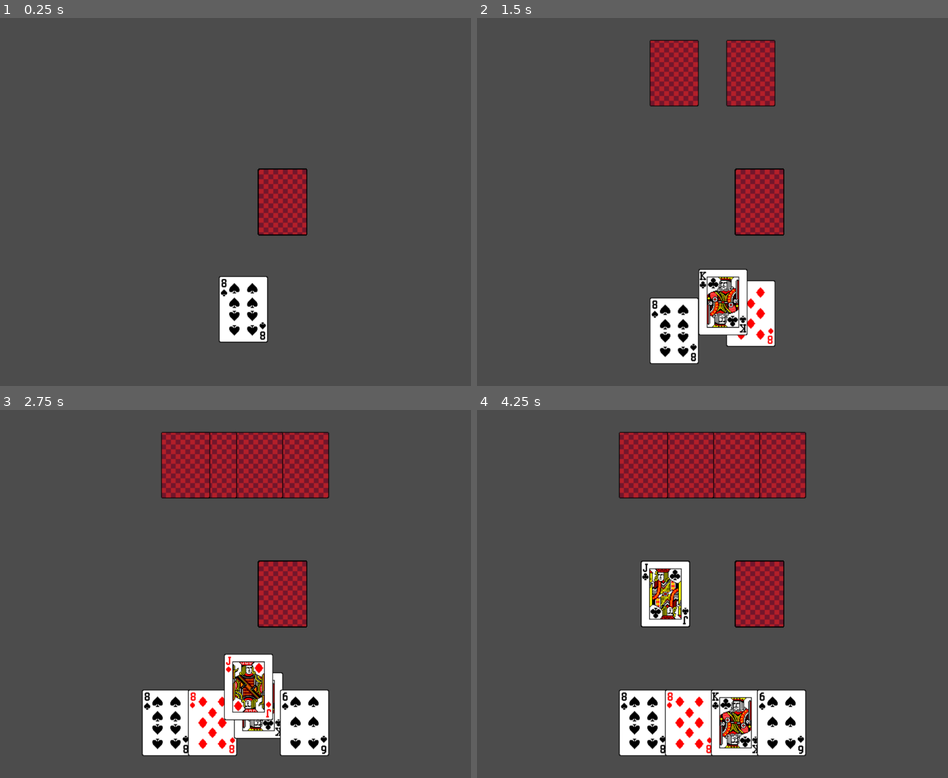
Above: before the commit, frames 1-4 (two rows, left to right).
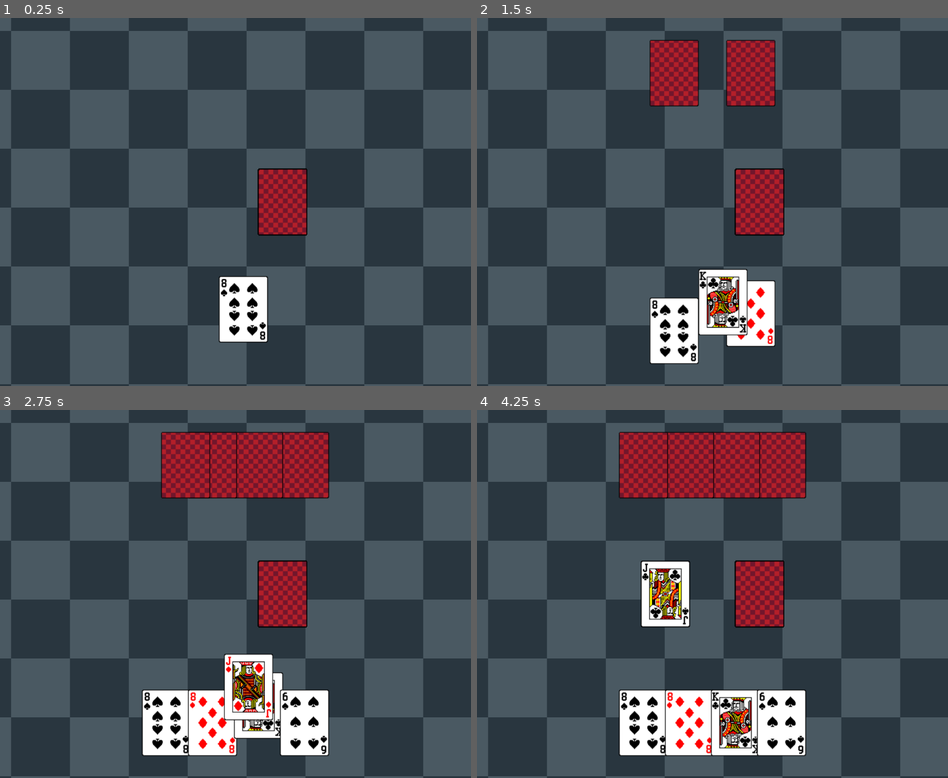
Above: after the commit, the same moments.

Repository: mhogar/CardGameEngine
Game: Godot game, scene res://Main.tscn
The game is run twice, just before and just after one commit, with the same random seed, the same clock (stepped at 60 frames per second) and the same inputs.
Inputs (mouse positions are in pixels of both pictures, inside the frame that each line leads up to):
- Up to frame 1 (0.25 s): no input
- Up to frame 2 (1.5 s): move the mouse to (712, 330) at 0.52 s; click (712, 330) at 0.6 s; move the mouse to (750, 330) at 1.27 s; click (750, 330) at 1.35 s
- Up to frame 3 (2.75 s): move the mouse to (292, 722) at 2.02 s; click (292, 722) at 2.1 s
- Up to frame 4 (4.25 s): move the mouse to (783, 722) at 2.77 s; click (783, 722) at 2.85 s; move the mouse to (787, 722) at 3.52 s; click (787, 722) at 3.6 s

The runs differ from the first frame. In frame 1, 48% of the frame differs, in the area x 0-100%, y 0-100%; in frame 2, 45%; in frame 3, 42%; in frame 4, 41%.

Commit message:
Add table background image placeholder

Diff:
--- a/core/game/Table.tscn
+++ b/core/game/Table.tscn
@@ -1,9 +1,15 @@
-[gd_scene load_steps=3 format=2]
+[gd_scene load_steps=4 format=2]
 
 [ext_resource path="res://core/players/Human.tscn" type="PackedScene" id=1]
+[ext_resource path="res://assets/table_tile.png" type="Texture" id=2]
 [ext_resource path="res://core/game/Table.gd" type="Script" id=4]
 
 [node name="Table" type="Node2D"]
 script = ExtResource( 4 )
 
+[node name="Background" type="Sprite" parent="."]
+texture = ExtResource( 2 )
+region_enabled = true
+region_rect = Rect2( 0, 0, 2000, 1000 )
+
 [node name="HumanPlayer" parent="." instance=ExtResource( 1 )]
Binary file added: assets/table_tile.aseprite
Binary file added: assets/table_tile.png
Not shown, added: assets/table_tile.png.import
